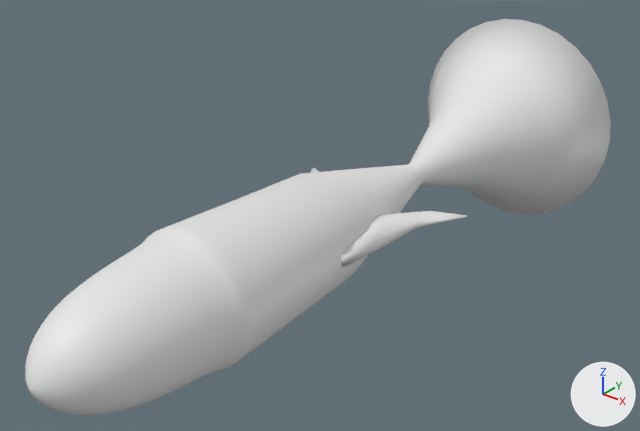
An edit to the glTF model frontend/public/fish213.glb, drawn before and after from the same camera.
The view is the same before and after, from a 50 mm lens placed at (9.36, -14.9, 7.51), pointed at (-0.32, -2.8, 0.01). Every picture has the same lights, and +X, +Y and +Z are marked at lower right. The first picture is the older version. Vertices at exactly the same position are counted once.

Names of what the first picture shows: 'Fish'.
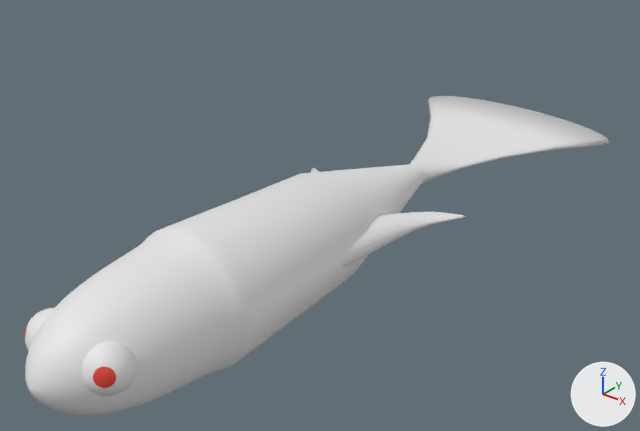
Changed parts and their boxes [x1, y1, x2, y2] in the pictures (640 x 431 px):
'Fish', reshaped (19% shorter): before [25, 19, 611, 415]; after [24, 96, 609, 415]
part 1 of me_headmesh2_100, added: after [82, 341, 137, 396]
part 2 of me_headmesh2_100, added: after [24, 308, 54, 351]
part 3 of me_headmesh2_100, cut back: before [340, 19, 611, 267]; after [340, 96, 609, 266]

The change in detail:
Material 'TailMaterial.236' (mat_tailmaterial_236) is new.
Its base color is (0.8, 0.8, 0.8) (white #e7e7e7).
Material 'Material.473' (mat_material_473) is new.
Its base color is (0.8, 0.0586, 0.0378) (red #e74437).
me_headmesh2_100 is used by ob_fish; location (0.0, 0.0, 0.0).
me_headmesh2_100 had 3521 vertices, 7030 faces and spanned x -2.5..2.5, y -9.6..4.5, z -2.5..2.5.
me_headmesh2_100 now has 4902 vertices, 9692 faces and spans x -2.5..2.5, y -9.6..4.5, z -1.25..1.25.
me_headmesh2_100 part 1: a new loose piece of 482 vertices spanning x 0.22..1.03, y -9.14..-8.33, z -0.21..0.59.
me_headmesh2_100 part 2: a new loose piece of 482 vertices spanning x -1.03..-0.22, y -9.14..-8.33, z -0.21..0.59.
me_headmesh2_100 part 3: 129 vertices moved from x -2.45..2.45, y -3.02..4.5, z -2.5..2.5 to x -2.45..2.45, y -3.02..4.5, z -0.35..0.35; 84 vertices removed from x 0.72..1.92, y -4.47..-1.02, z -0.3..0.31; 501 vertices added at x 0.72..1.87, y -4.45..-1.06, z -0.31..0.32.
me_headmesh2_100 gains material mat_material_473 (red #e74437).
me_headmesh2_100 gains material mat_tailmaterial_236 (white #e7e7e7).
